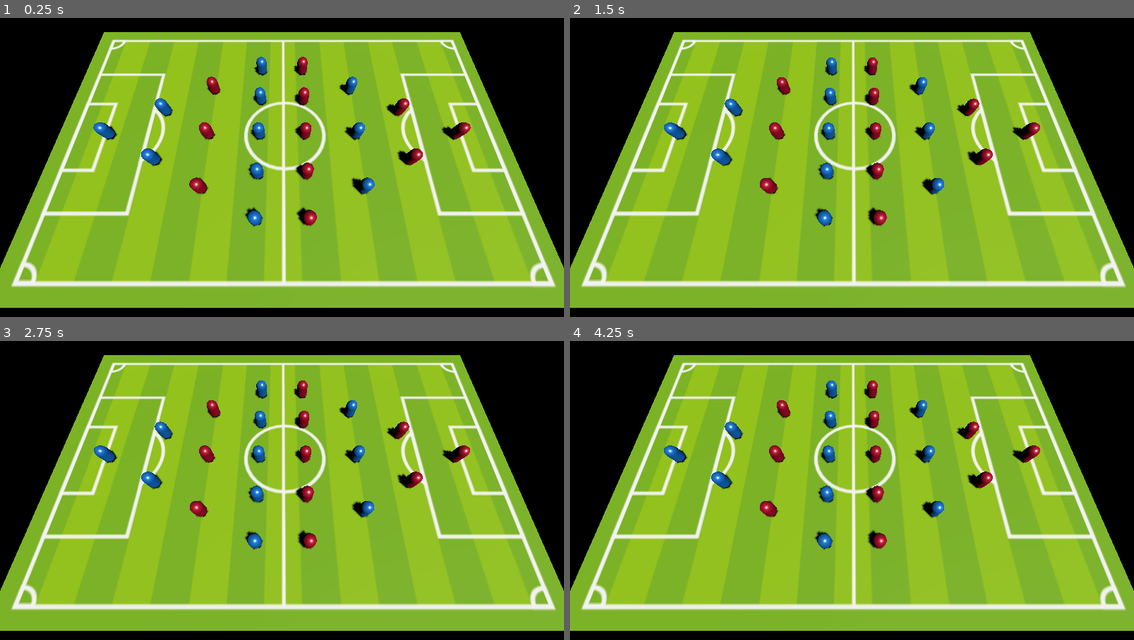
Above: before the commit, frames 1-4 (two rows, left to right).
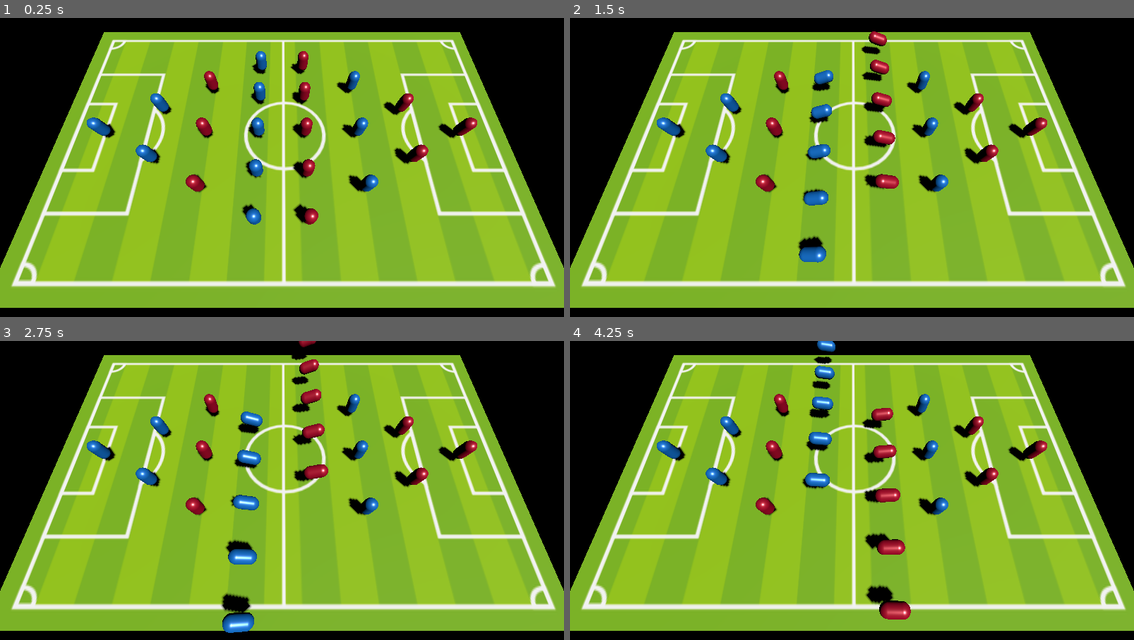
Above: after the commit, the same moments.

Repository: orbi8r/foosball-ai
Game: Godot game, scene res://scenes/main.tscn
Two runs of this game, one before a commit and one after it. Both use one fixed random seed, a clock stepped at 60 frames per second and the inputs below.
Inputs:
- Up to frame 1 (0.25 s): no input
- Up to frame 2 (1.5 s): hold Right (ui_right) 0.53-1.28 s; hold Down (ui_down) from 1.28 s (still down)
- Up to frame 3 (2.75 s): tap Enter at 2 s; release Down (ui_down) at 2.03 s; hold Right (ui_right) from 2.03 s (still down)
- Up to frame 4 (4.25 s): release Right (ui_right) at 2.78 s; hold Up (ui_up) 2.78-3.53 s; hold Left (ui_left) from 3.53 s (still down)

The runs differ from the first frame. In frame 1, 3.1% of the frame differs, in the area x 15-85%, y 11-70%; in frame 2, 5.1%; in frame 3, 5.6%, in the area x 15-85%, y 0-98%; in frame 4, 5.2%.

Commit message:
basic human test input

Diff:
--- a/scenes/foosmen.tscn
+++ b/scenes/foosmen.tscn
@@ -2,7 +2,7 @@
 
 [sub_resource type="CapsuleShape3D" id="CapsuleShape3D_7fk8j"]
 radius = 0.4
-height = 1.4
+height = 1.5
 
 [sub_resource type="StandardMaterial3D" id="StandardMaterial3D_eegco"]
 albedo_color = Color(1, 0, 0, 1)
@@ -13,9 +13,10 @@
 [sub_resource type="CapsuleMesh" id="CapsuleMesh_shgj0"]
 material = SubResource("StandardMaterial3D_eegco")
 radius = 0.4
-height = 1.4
+height = 1.5
 
-[node name="foosmen" type="RigidBody3D"]
+[node name="foosmen" type="StaticBody3D"]
+transform = Transform3D(1, 0, 0, 0, 1, 0, 0, 0, 1, 0, -0.477867, 0)
 
 [node name="CollisionShape3D" type="CollisionShape3D" parent="."]
 shape = SubResource("CapsuleShape3D_7fk8j")
--- a/scenes/main.tscn
+++ b/scenes/main.tscn
@@ -64,7 +64,7 @@
 transform = Transform3D(1, 0, 0, 0, 0.352299, 0.935888, 0, -0.935888, 0.352299, 0, 13, 8)
 
 [node name="players" type="Marker3D" parent="."]
-transform = Transform3D(1, 0, 0, 0, 1, 0, 0, 0, 1, 0, 1, 0)
+transform = Transform3D(1, 0, 0, 0, 1, 0, 0, 0, 1, 0, 1.65476, 0)
 
 [node name="player_a" parent="players" instance=ExtResource("3_sugp2")]
 
--- a/scenes/player.tscn
+++ b/scenes/player.tscn
@@ -15,10 +15,10 @@
 transform = Transform3D(1, 0, 0, 0, 1, 0, 0, 0, 1, -8.61933, 0, 0)
 
 [node name="foosmen" parent="defenders" instance=ExtResource("1_3vyb7")]
-transform = Transform3D(1, 0, 0, 0, 1, 0, 0, 0, 1, 0, 0, 2)
+transform = Transform3D(1, 0, 0, 0, 1, 0, 0, 0, 1, 0, -0.478, 2)
 
 [node name="foosmen2" parent="defenders" instance=ExtResource("1_3vyb7")]
-transform = Transform3D(1, 0, 0, 0, 1, 0, 0, 0, 1, 0, 0, -2)
+transform = Transform3D(1, 0, 0, 0, 1, 0, 0, 0, 1, 0, -0.478, -2)
 
 [node name="middle" type="Marker3D" parent="."]
 transform = Transform3D(1, 0, 0, 0, 1, 0, 0, 0, 1, -1.60446, 0, 0)
@@ -26,16 +26,16 @@
 [node name="foosmen" parent="middle" instance=ExtResource("1_3vyb7")]
 
 [node name="foosmen2" parent="middle" instance=ExtResource("1_3vyb7")]
-transform = Transform3D(1, 0, 0, 0, 1, 0, 0, 0, 1, 0, 0, 3)
+transform = Transform3D(1, 0, 0, 0, 1, 0, 0, 0, 1, 0, -0.478, 3)
 
 [node name="foosmen3" parent="middle" instance=ExtResource("1_3vyb7")]
-transform = Transform3D(1, 0, 0, 0, 1, 0, 0, 0, 1, 0, 0, -3)
+transform = Transform3D(1, 0, 0, 0, 1, 0, 0, 0, 1, 0, -0.478, -3)
 
 [node name="foosmen4" parent="middle" instance=ExtResource("1_3vyb7")]
-transform = Transform3D(1, 0, 0, 0, 1, 0, 0, 0, 1, 0, 0, 6)
+transform = Transform3D(1, 0, 0, 0, 1, 0, 0, 0, 1, 0, -0.478, 6)
 
 [node name="foosmen5" parent="middle" instance=ExtResource("1_3vyb7")]
-transform = Transform3D(1, 0, 0, 0, 1, 0, 0, 0, 1, 0, 0, -6)
+transform = Transform3D(1, 0, 0, 0, 1, 0, 0, 0, 1, 0, -0.478, -6)
 
 [node name="strikers" type="Marker3D" parent="."]
 transform = Transform3D(1, 0, 0, 0, 1, 0, 0, 0, 1, 5.224, 0, 0)
@@ -43,7 +43,7 @@
 [node name="foosmen" parent="strikers" instance=ExtResource("1_3vyb7")]
 
 [node name="foosmen2" parent="strikers" instance=ExtResource("1_3vyb7")]
-transform = Transform3D(1, 0, 0, 0, 1, 0, 0, 0, 1, 0, 0, 4)
+transform = Transform3D(1, 0, 0, 0, 1, 0, 0, 0, 1, 0, -0.478, 4)
 
 [node name="foosmen3" parent="strikers" instance=ExtResource("1_3vyb7")]
-transform = Transform3D(1, 0, 0, 0, 1, 0, 0, 0, 1, 0, 0, -4)
+transform = Transform3D(1, 0, 0, 0, 1, 0, 0, 0, 1, 0, -0.478, -4)
--- a/scripts_gd/player.gd
+++ b/scripts_gd/player.gd
@@ -2,8 +2,22 @@
 
 var _team_color: Color = Color.WHITE_SMOKE
 
+@onready var goalkeeper: Marker3D = $goalkeeper
+@onready var defenders: Marker3D = $defenders
+@onready var middle: Marker3D = $middle
+@onready var strikers: Marker3D = $strikers
+
+@onready var rows := [goalkeeper, defenders, middle, strikers]
+var z_clamp := [10.0, 8.0, 4.0, 6.0]
+
+@export var move_speed = 10.0
+@export var rot_speed = 10.0
+
 func _ready() -> void:
 	set_team_color(Color.WHITE_SMOKE)
+
+func _process(delta):
+	handle_input(delta, 2)
 
 func set_team_color(color: Color) -> void:
 	_team_color = color
@@ -16,3 +30,20 @@
 
 func get_team_color() -> Color:
 	return _team_color
+
+func handle_input(delta, foosmen_group):
+	var input = Vector3.ZERO
+	if Input.is_action_pressed("ui_up"):
+		input.z -= move_speed * delta
+	if Input.is_action_pressed("ui_down"):
+		input.z += move_speed * delta
+
+	rows[foosmen_group].translate(input)
+	var max_z = z_clamp[foosmen_group]
+	var t = rows[foosmen_group].transform
+	t.origin.z = clamp(t.origin.z, -max_z, max_z)
+	rows[foosmen_group].transform = t
+	if Input.is_action_pressed("ui_left"):
+		rows[foosmen_group].rotate_z(rot_speed * delta)
+	if Input.is_action_pressed("ui_right"):
+		rows[foosmen_group].rotate_z(-rot_speed * delta)
